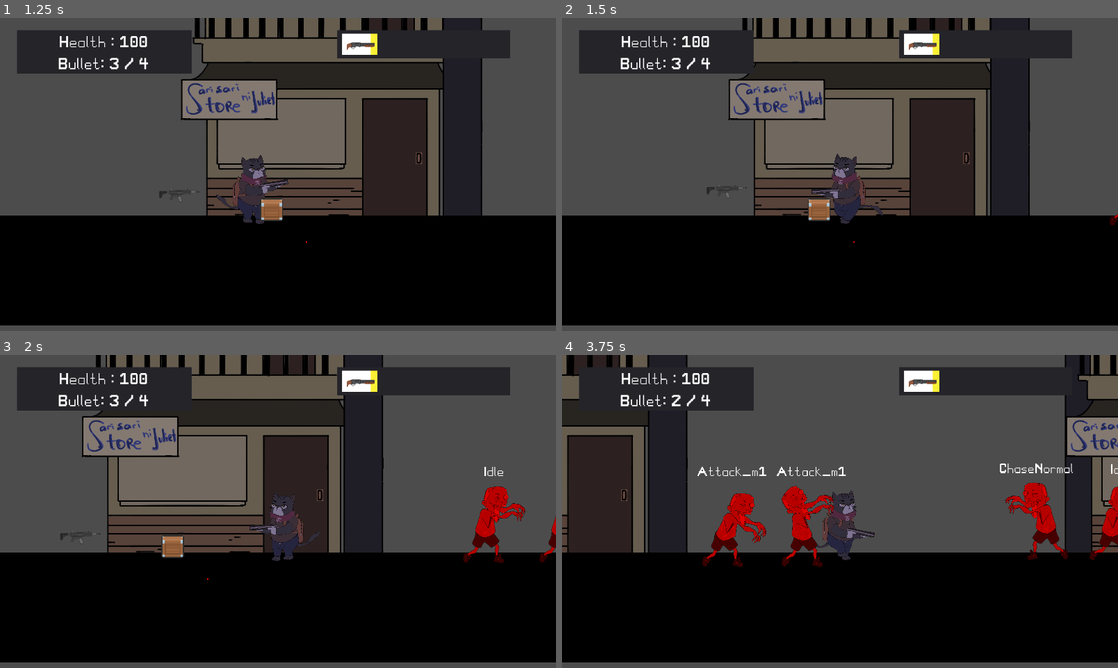
Above: before the commit, frames 1-4 (two rows, left to right).
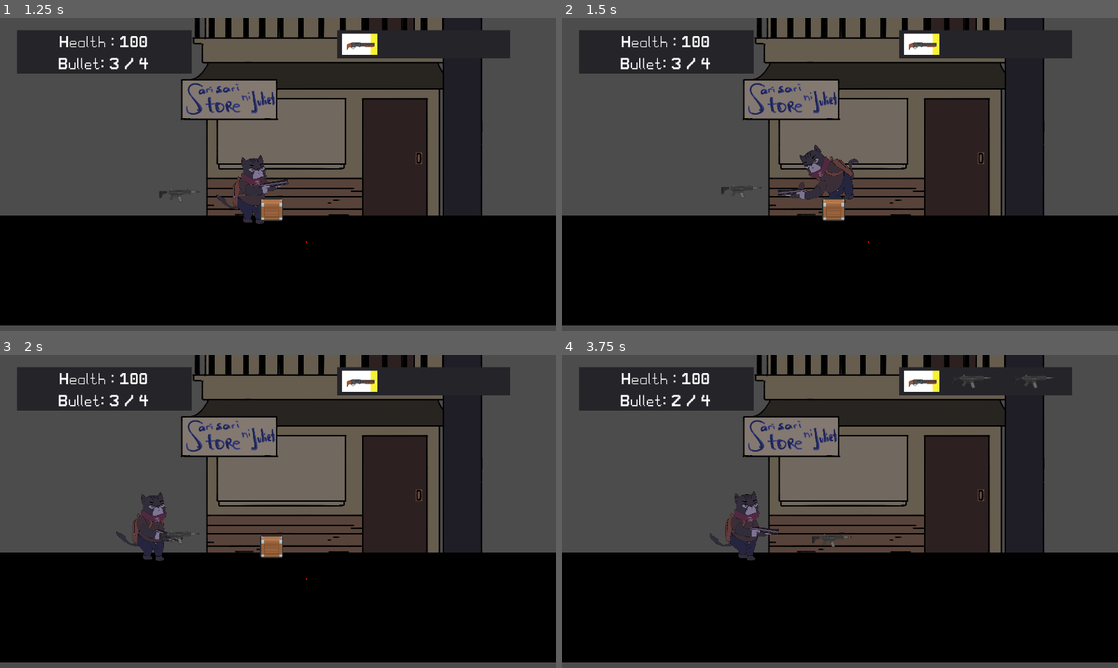
Above: after the commit, the same moments.

Repository: jjartssss/Shotgun-Glors
Game: Godot game, scene res://scenes/TestMap.tscn
Same seed, same stepped clock (60 frames per second), same inputs: the game is played once before the commit and once after it. The engine's default icon, where the game draws it, is replaced by a stand-in: a white triangle on a blue panel in a dark square.
Inputs (mouse positions are in pixels of both pictures, inside the frame that each line leads up to):
- Up to frame 1 (1.25 s): tap Enter at 0.5 s; move the mouse to (400, 158) at 0.52 s; hold D (move_right) from 0.53 s (still down); right-click (400, 158) at 0.6 s; click (400, 158) at 0.67 s
- Up to frame 2 (1.5 s): keep holding D (move_right); move the mouse to (728, 190) at 1.27 s; right-click (728, 190) at 1.35 s
- Up to frame 3 (2 s): keep holding D (move_right)
- Up to frame 4 (3.75 s): tap E (interact) at 2, 2.85 s; move the mouse to (895, 442) at 2.02 s; release D (move_right) at 2.03 s; hold A (move_left) 2.03-2.78 s; tap X (drop_item) at 2.1 s; right-click (895, 442) at 2.3 s; move the mouse to (812, 574) at 2.77 s; hold D (move_right) from 2.78 s (still down); click (812, 574) at 2.92 s; right-click (812, 574) at 3.05 s; move the mouse to (1006, 558) at 3.52 s; press the mouse at (1006, 558) at 3.53 s

Frame 1 is identical in both runs. In frame 2, 10% of the frame differs, in the area x 26-100%, y 0-72%; in frame 3, 28%; in frame 4, 46%, in the area x 0-100%, y 0-68%.

Commit message:
Fixed spitter state - escape

Diff:
--- /dev/null
+++ b/prefabs/Zombies/Spitter/Escape.gd
@@ -0,0 +1,54 @@
+extends "res://scripts/States/States.gd"
+
+
+var playerInAttackRange = false
+var target = null
+onready var attack_ray_cast_left = $"../../attackRayCastLeft"
+onready var attack_ray_cast_right = $"../../attackRayCastRight"
+
+var parentEnemy
+
+
+
+# Vars for Escape
+export(NodePath) var healthPath
+var healthManager : EnemyHealth
+
+func _ready():
+	healthManager = get_node(healthPath)
+
+func enter():
+	.enter()
+	owner.set_physics_process(true)
+	animSprite.play("run")
+	playerInAttackRange = false
+	parentEnemy = get_parent().get_parent()
+	parentEnemy.canMove = true
+	parentEnemy.isEscape = true
+	parentEnemy.runSpeed = 300
+
+func exit():
+	.exit()
+	owner.set_physics_process(false)
+
+
+func _on_AttackDetectM1_body_entered(body):
+	if body.is_in_group("Player"):
+		playerInAttackRange = true
+		print("Player in attack range " + body.name)
+
+func transition():
+	if parentEnemy.healCounter >= parentEnemy.healingRate:
+		parentEnemy.healCounter = 0
+#		print(str(healthManager.healthCurrent))
+		healthManager.Heal(5)
+	else:
+		parentEnemy.healCounter += .05
+	CheckHealth()
+
+
+func CheckHealth():
+	if healthManager.healthCurrent >= (healthManager.healthMax / 2 + (healthManager.healthMax / 3)):
+		get_parent().change_state("Idle")
+		parentEnemy.runSpeed = 0
+		parentEnemy.isEscape = false
--- a/prefabs/Zombies/Spitter/Spitter.gd
+++ b/prefabs/Zombies/Spitter/Spitter.gd
@@ -3,7 +3,7 @@
 var targetPlayer = null
 onready var enemy_sprite = $EnemySprite
 var moveSpeed = rand_range(200, 450)
-
+var runSpeed = 0
 var direction : Vector2
 var velocity = Vector2.ZERO
 var canMove = true
@@ -11,13 +11,30 @@
 export var attackRate : float
 var attackCooldown : float = 0
 
+var isEscape = false
+
+export var healingRate : float = 0.5
+var healCounter = 0
+
+var lastTargetPos : Vector2 = position
+var alreadySelectTargetPos : bool = false
+
 func _ready():
 	set_physics_process(false)
 
 func _process(delta):
-	if targetPlayer != null:
-		direction = targetPlayer.position - position
-		direction.y = 0  # Restrict movement to the horizontal axis
+	if isEscape:
+		if targetPlayer != null:
+#			direction = (targetPlayer.position + Vector2(rand_range(-300,300),0))  - position
+			if !alreadySelectTargetPos:
+				ChooseRandomPos()
+			CheckIfArriveInLastTargetPos()
+#			print("Xpos: " + str(position.x) + " - targetX: " + str(targetPlayer.position.x))
+			direction.y = 0  # Restrict movement to the horizontal axis
+	else:
+		if targetPlayer != null:
+			direction = targetPlayer.position - position
+			direction.y = 0  # Restrict movement to the horizontal axis
 
 	if direction.x < 0:
 		enemy_sprite.flip_h = false
@@ -26,9 +43,35 @@
 
 func _physics_process(delta):
 	if canMove:
-		velocity = direction.normalized() * moveSpeed
+		velocity = direction.normalized() * (moveSpeed + runSpeed)
 		velocity.y = 0  # Ensure vertical velocity is zero
 #	else:
 #		enemy_sprite.play("idle")
 
 	velocity = move_and_slide(velocity)
+
+func ChooseRandomPos():
+	randomize()
+	var random_offset = Vector2(rand_range(-50, 150), 0)
+	lastTargetPos = Vector2(global_position.x - RandomPoint(), 0)
+	direction = lastTargetPos
+	alreadySelectTargetPos = true
+	print("New target position: " + str(lastTargetPos))
+
+func RandomPoint():
+	randomize()
+	var pos : int = rand_range(0, 1)
+	var val : int
+	if pos == 0: val = -50
+	else: val = 50
+	return val
+
+func CheckIfArriveInLastTargetPos():
+	if position.x == lastTargetPos.x:
+		lastTargetPos = targetPlayer.position
+		alreadySelectTargetPos = false
+
+
+func _on_HitCollider_body_entered(body):
+	if body.is_in_group("Player"):
+		ChooseRandomPos()
--- a/prefabs/Zombies/Spitter/Spitter.tscn
+++ b/prefabs/Zombies/Spitter/Spitter.tscn
@@ -58,6 +58,7 @@
 [ext_resource path="res://prefabs/Zombies/Spitter/Spitter.gd" type="Script" id=56]
 [ext_resource path="res://scripts/Components/Attack_m1.gd" type="Script" id=57]
 [ext_resource path="res://assets/Zombies/Spitter/projectile/Sprite-0001.png" type="Texture" id=58]
+[ext_resource path="res://prefabs/Zombies/Spitter/Escape.gd" type="Script" id=59]
 
 [sub_resource type="DynamicFont" id=1]
 size = 52
@@ -319,7 +320,7 @@
 } ]
 
 [node name="Spitter" type="KinematicBody2D"]
-collision_layer = 2
+collision_layer = 0
 collision_mask = 2
 script = ExtResource( 56 )
 attackRate = 3.0
@@ -352,7 +353,7 @@
 
 [node name="HitCollider" parent="." instance=ExtResource( 18 )]
 collision_layer = 2
-collision_mask = 2
+collision_mask = 3
 hitCollisionPath = NodePath("CollisionShape2D")
 healthPath = NodePath("../EnemyHealth")
 animationPath = NodePath("../AnimationPlayer")
@@ -365,11 +366,16 @@
 script = ExtResource( 25 )
 
 [node name="Idle" parent="StateMachine" instance=ExtResource( 21 )]
+healthPath = NodePath("../../EnemyHealth")
 
 [node name="ChaseNormal" parent="StateMachine" instance=ExtResource( 22 )]
 
 [node name="Attack_m1" parent="StateMachine" instance=ExtResource( 23 )]
 script = ExtResource( 57 )
+
+[node name="Escape" type="Node2D" parent="StateMachine"]
+script = ExtResource( 59 )
+healthPath = NodePath("../../EnemyHealth")
 
 [node name="AnimationPlayer" type="AnimationPlayer" parent="."]
 anims/attackm1 = SubResource( 8 )
@@ -420,3 +426,4 @@
 animation = "New Anim"
 
 [connection signal="animation_finished" from="EnemySprite" to="StateMachine/Attack_m1" method="_on_EnemySprite_animation_finished"]
+[connection signal="body_entered" from="HitCollider" to="." method="_on_HitCollider_body_entered"]
--- a/prefabs/player/Roger.gd
+++ b/prefabs/player/Roger.gd
@@ -100,15 +100,15 @@
 		dodge_direction = Vector2(input_direction.x, 0).normalized()
 		player.play("dodge")
 		can_dodge = false
-		cooldown_timer = dodge_cooldown
-		print("Dodge started: direction ", dodge_direction)
+#		cooldown_timer = dodge_cooldown
+#		print("Dodge started: direction ", dodge_direction)
 
 func update_dodge(delta):
 	dodge_timer -= delta
 	if dodge_timer <= 0:
 		is_dodging = false
-		print("Dodge ended")
+#		print("Dodge ended")
 	else:
 		velocity.x = dodge_direction.x * dodge_speed
 		move_and_slide(velocity)
-		print("Dodging: velocity ", velocity)
+#		print("Dodging: velocity ", velocity)
--- a/scenes/TestMap.tscn
+++ b/scenes/TestMap.tscn
@@ -8,7 +8,6 @@
 [ext_resource path="res://fonts/PixelGameFont.ttf" type="DynamicFontData" id=6]
 [ext_resource path="res://UI/Guns/ShotGun.png" type="Texture" id=7]
 [ext_resource path="res://assets/tempbullet.png" type="Texture" id=8]
-[ext_resource path="res://prefabs/Zombies/TestEnemy.tscn" type="PackedScene" id=9]
 [ext_resource path="res://scripts/Components/Pickable.tscn" type="PackedScene" id=10]
 [ext_resource path="res://UI/Guns/Rifle.png" type="Texture" id=11]
 [ext_resource path="res://prefabs/player/Guns/MachineGun.tres" type="Resource" id=12]
@@ -220,12 +219,6 @@
 smoothing_enabled = true
 smoothing_speed = 25.0
 
-[node name="TestEnemy" parent="." instance=ExtResource( 9 )]
-position = Vector2( 2361, 807 )
-
-[node name="TestEnemy2" parent="." instance=ExtResource( 9 )]
-position = Vector2( 2677, 807 )
-
 [node name="Pickable" parent="." instance=ExtResource( 10 )]
 position = Vector2( 650, 761 )
 whatGun = ExtResource( 12 )
@@ -239,45 +232,3 @@
 
 [node name="Spitter2" parent="." instance=ExtResource( 15 )]
 position = Vector2( 5771, 792 )
-
-[node name="TestEnemy3" parent="." instance=ExtResource( 9 )]
-position = Vector2( 6813, 783 )
-
-[node name="TestEnemy4" parent="." instance=ExtResource( 9 )]
-position = Vector2( 7805, 783 )
-
-[node name="TestEnemy5" parent="." instance=ExtResource( 9 )]
-position = Vector2( 6478, 783 )
-
-[node name="TestEnemy6" parent="." instance=ExtResource( 9 )]
-position = Vector2( 5681, 783 )
-
-[node name="TestEnemy7" parent="." instance=ExtResource( 9 )]
-position = Vector2( 6673, 783 )
-
-[node name="TestEnemy8" parent="." instance=ExtResource( 9 )]
-position = Vector2( 3354, 794 )
-
-[node name="TestEnemy15" parent="." instance=ExtResource( 9 )]
-position = Vector2( 3697, 797 )
-
-[node name="TestEnemy16" parent="." instance=ExtResource( 9 )]
-position = Vector2( 3844, 807 )
-
-[node name="TestEnemy9" parent="." instance=ExtResource( 9 )]
-position = Vector2( 8444, 791 )
-
-[node name="TestEnemy10" parent="." instance=ExtResource( 9 )]
-position = Vector2( 9436, 791 )
-
-[node name="TestEnemy11" parent="." instance=ExtResource( 9 )]
-position = Vector2( 8109, 791 )
-
-[node name="TestEnemy12" parent="." instance=ExtResource( 9 )]
-position = Vector2( 8444, 791 )
-
-[node name="TestEnemy13" parent="." instance=ExtResource( 9 )]
-position = Vector2( 9436, 791 )
-
-[node name="TestEnemy14" parent="." instance=ExtResource( 9 )]
-position = Vector2( 8109, 791 )
--- a/scripts/States/Zombie/Idle.gd
+++ b/scripts/States/Zombie/Idle.gd
@@ -7,8 +7,13 @@
 var target = null
 var parentEnemy
 
+# Vars for Escape
+export(NodePath) var healthPath
+var healthManager : EnemyHealth
+
 func _ready():
 	parentEnemy = get_parent().get_parent()
+	healthManager = get_node(healthPath)
 
 func enter():
 	.enter()
@@ -44,6 +49,8 @@
 	else:
 		player_detected = false
 
+	CheckHealth()
+
 	if parentEnemy.attackCooldown >= parentEnemy.attackRate and player_detected:
 		get_parent().change_state("ChaseNormal")
 		get_parent().target = target
@@ -51,3 +58,7 @@
 		parentEnemy.attackCooldown = 0
 	else:
 		parentEnemy.attackCooldown += 0.05
+
+func CheckHealth():
+	if healthManager.healthCurrent <= (healthManager.healthMax / 2):
+		get_parent().change_state("Escape")
Not shown: 1 places in prefabs/Zombies/Spitter/Spitter.tscn that only renumber resources
Not shown: 1 places in scenes/TestMap.tscn that only renumber resources
